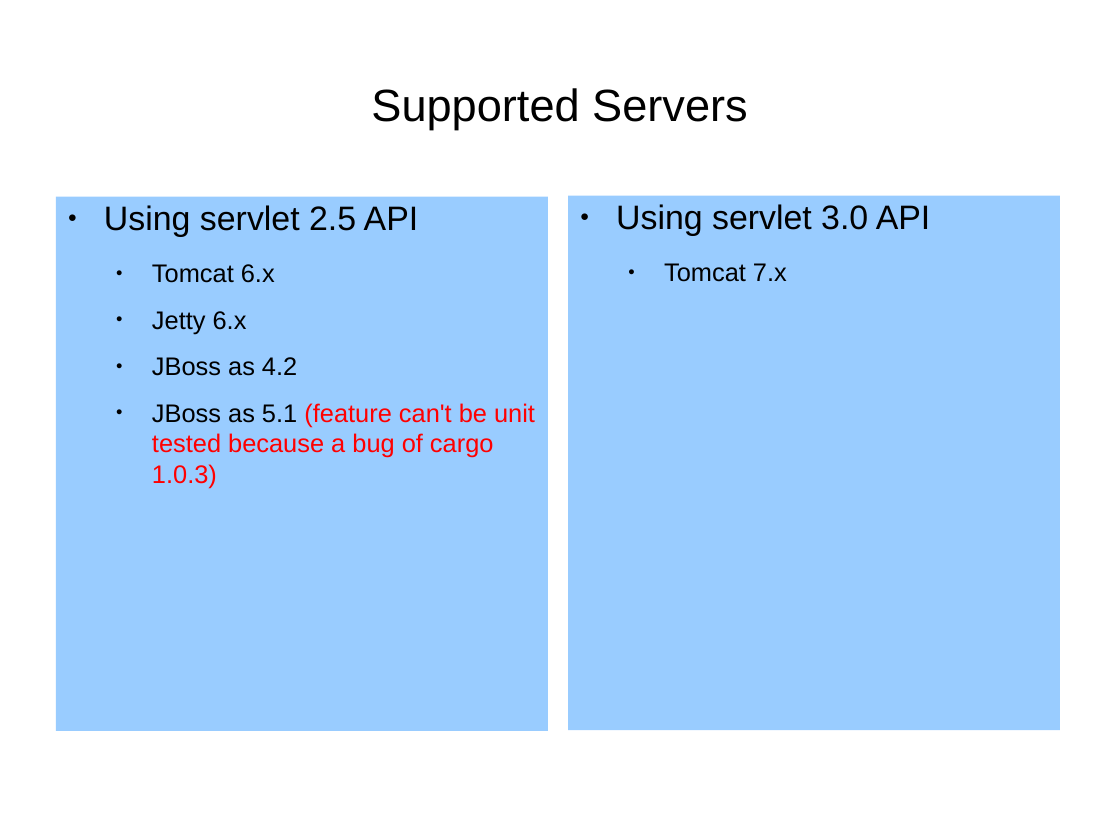
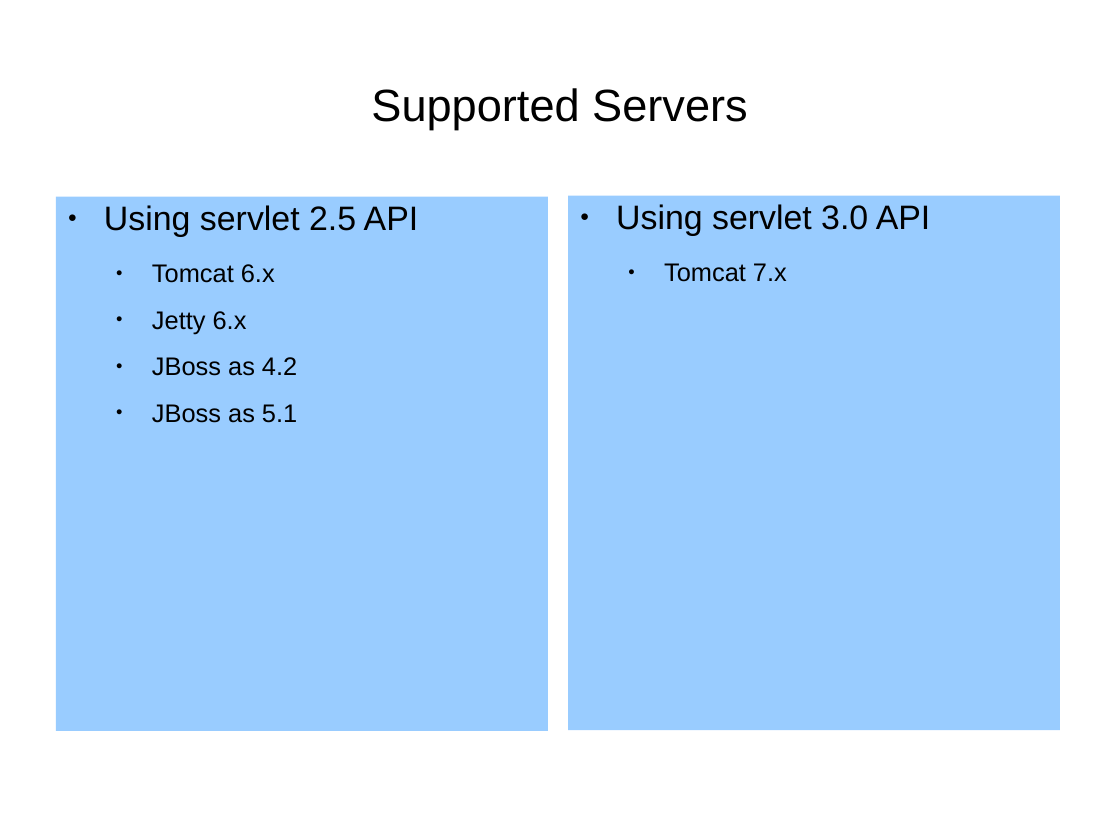
Before and after one commit to gatein/gatein-wci, a slide deck: slide 3 of wci/src/main/doc/wci-authentication.odp. Drawn at 1120x840 pixels with LibreOffice and Linux fonts; fonts in the diff are those of the drawing. Boxes give left, top, right and bottom in pixels: in the first picture for what was removed or moved away, otherwise in the second. Text is boxed around its words. In the diff, an @@ line names an element or a change of style, - is before the commit and + after.

Commit message:
change cargo version & fix some problems about native jetty implementation

```diff
--- a/wci/src/main/doc/wci-authentication.odp
+++ b/wci/src/main/doc/wci-authentication.odp
@@ text at (152, 404, 297, 423): text changed; text colour #FF0000 to #000000 @@
-  ● JBoss as 5.1 (feature can't be unit tested because a bug of cargo 1.0.3)
+  ● JBoss as 5.1
```
Also in this commit, not shown: 3 other files.
